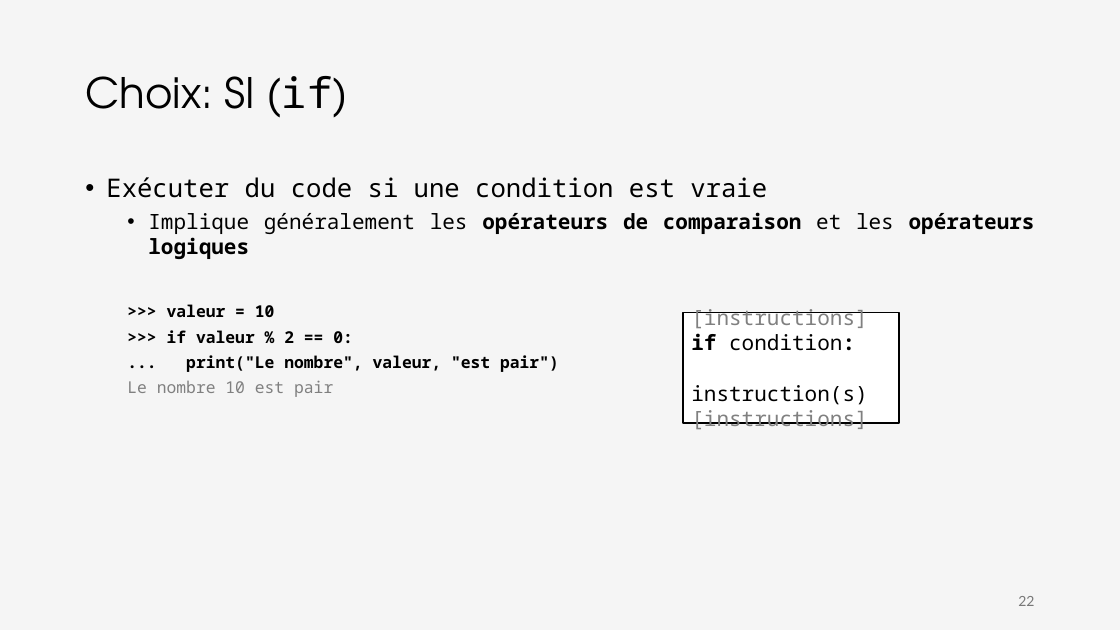
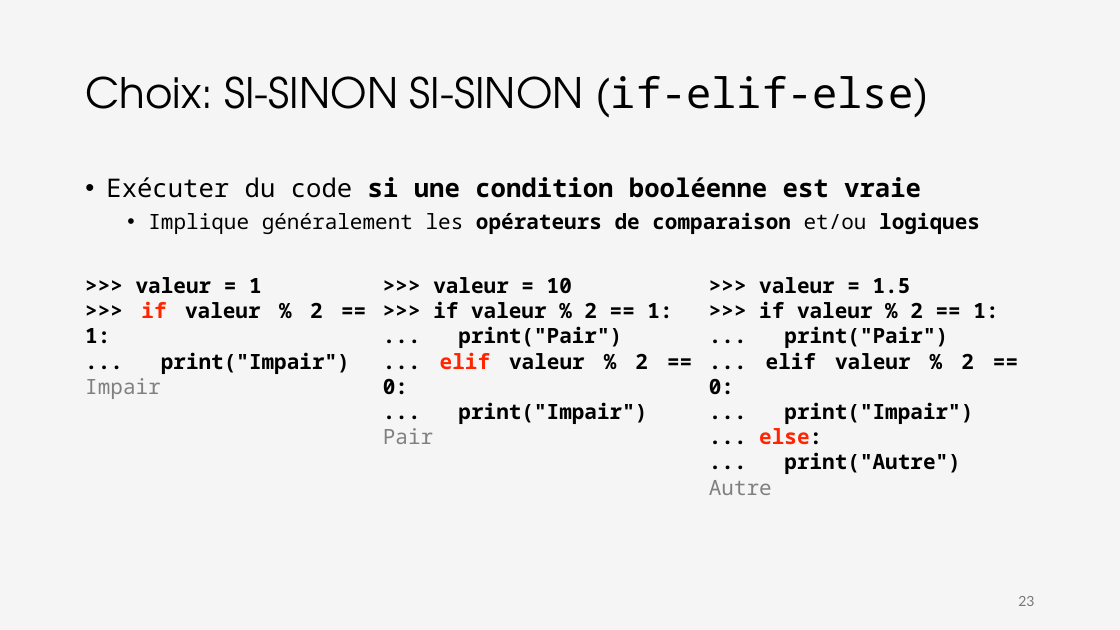
Before and after one commit to iannickgagnon/sagedays_iannick_2026, a slide deck: slide 23 of python_1/presentation_python_1.pptx (slide 22 before the commit). Drawn at 1120x630 pixels with LibreOffice and Linux fonts; fonts in the diff are those of the drawing. Boxes give left, top, right and bottom in pixels: in the first picture for what was removed or moved away, otherwise in the second. Text is boxed around its words. In the diff, an @@ line names an element or a change of style, - is before the commit and + after.

```diff
--- a/python_1/presentation_python_1.pptx
+++ b/python_1/presentation_python_1.pptx
@@ title at <box>85,76,928,118</box>: text changed @@
-Choix: SI (if)
+Choix: SI-SINON SI-SINON (if-elif-else)
@@ text at <box>106,177,980,234</box>: text changed; size 14 to 18 pt @@
-• Exécuter du code si une condition est vraie
-  • Implique généralement les opérateurs de comparaison et les opérateurs logiques
-  >>> valeur = 10
-  >>> if valeur % 2 == 0:
-  ... print("Le nombre", valeur, "est pair")
-  Le nombre 10 est pair
+• Exécuter du code si une condition booléenne est vraie
+  • Implique généralement les opérateurs de comparaison et/ou logiques
@@ text added at <box>85,277,350,399</box>, 18 pt, text #000000, bold @@
+>>> valeur = 1
+>>> if valeur % 2 == 1:
+... print("Impair")
+Impair
@@ text added at <box>383,277,672,424</box>, 18 pt, text #000000, bold @@
+>>> valeur = 10
+>>> if valeur % 2 == 1:
+... print("Pair")
+... elif valeur % 2 == 0:
+... print("Impair")
+Pair
@@ text added at <box>709,277,998,474</box>, 18 pt, text #000000, bold @@
+>>> valeur = 1.5
+>>> if valeur % 2 == 1:
+... print("Pair")
+... elif valeur % 2 == 0:
+... print("Impair")
+... else:
+... print("Autre")
+Autre
@@ rectangle removed at <box>683,313,899,423</box> @@
-[instructions]
-if condition:
-instruction(s)
-[instructions]
@@ page number at <box>1018,596,1034,606</box>: text changed @@
-22
+23
```
Also in this commit, not shown: 14 other slides changed, 2 slides added, 4 slides removed.
